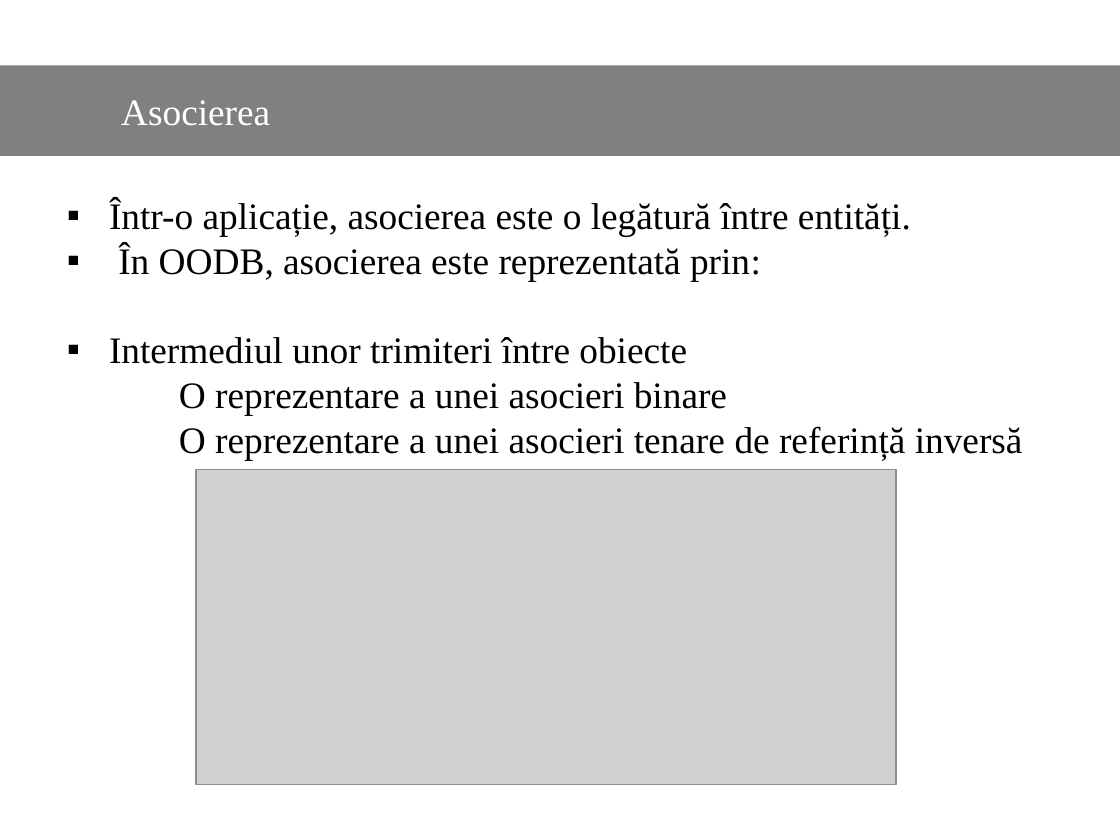
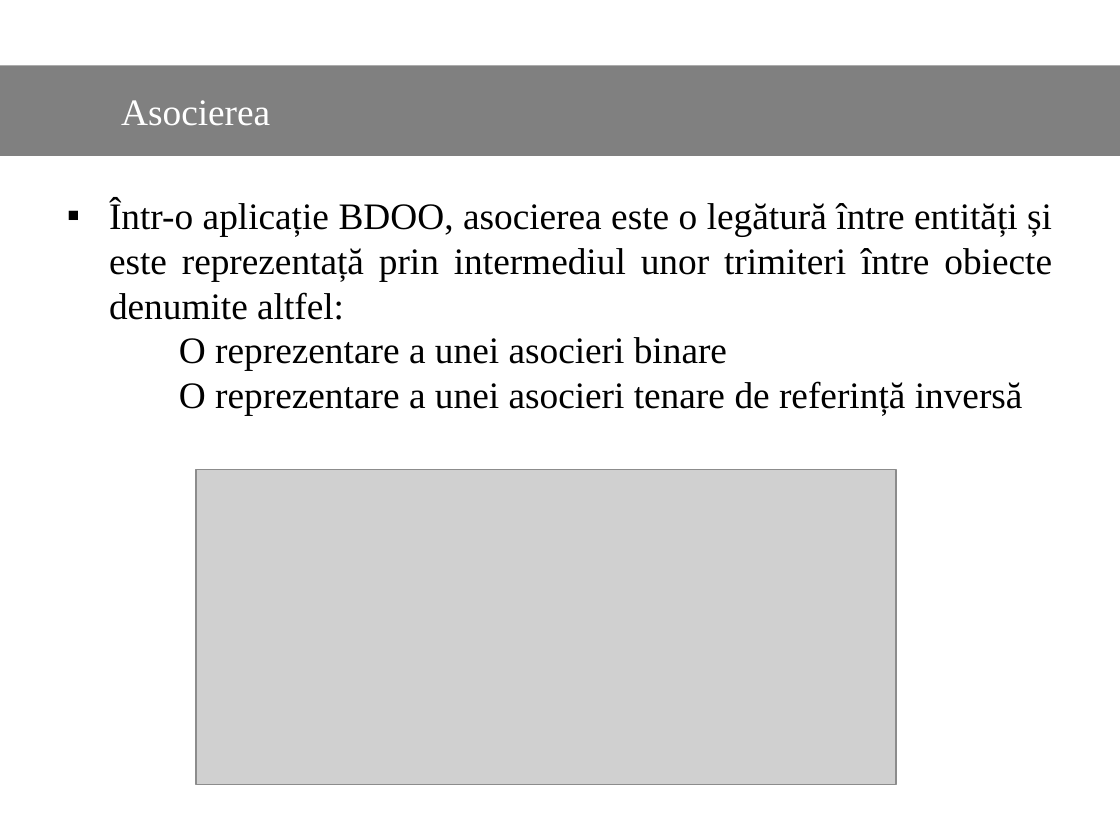
Before and after one commit to Dani25/BDOO, a slide deck: slide 22 of bdoo.pptx. Drawn at 1120x840 pixels with LibreOffice and Linux fonts; fonts in the diff are those of the drawing; grey boxes stand for pictures. Boxes give left, top, right and bottom in pixels: in the first picture for what was removed or moved away, otherwise in the second. Text is boxed around its words. In the diff, an @@ line names an element or a change of style, - is before the commit and + after.

```diff
--- a/bdoo.pptx
+++ b/bdoo.pptx
@@ text at box(109, 200, 1052, 320): text changed @@
-▪ Într-o aplicație, asocierea este o legătură între entități.
-▪ În OODB, asocierea este reprezentată prin:
-▪ Intermediul unor trimiteri între obiecte
+▪ Într-o aplicație BDOO, asocierea este o legătură între entități și este reprezentață prin intermediul unor trimiteri între obiecte denumite altfel:
```
Also in this commit, not shown: 13 other slides changed.
